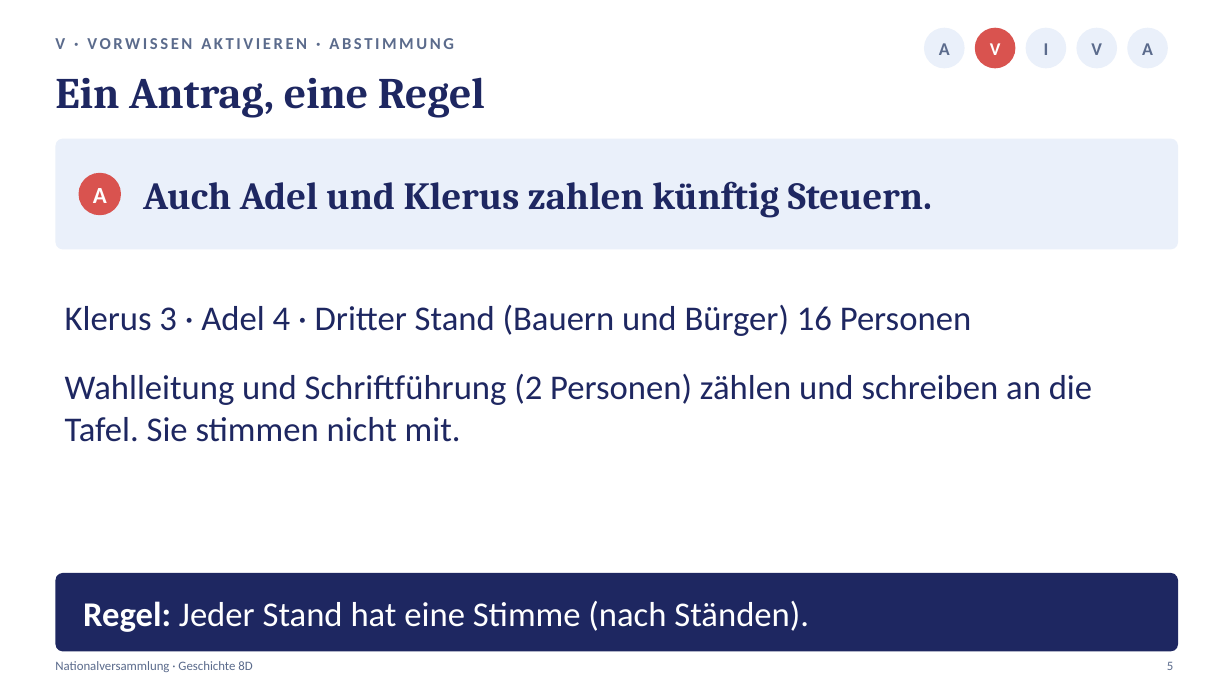
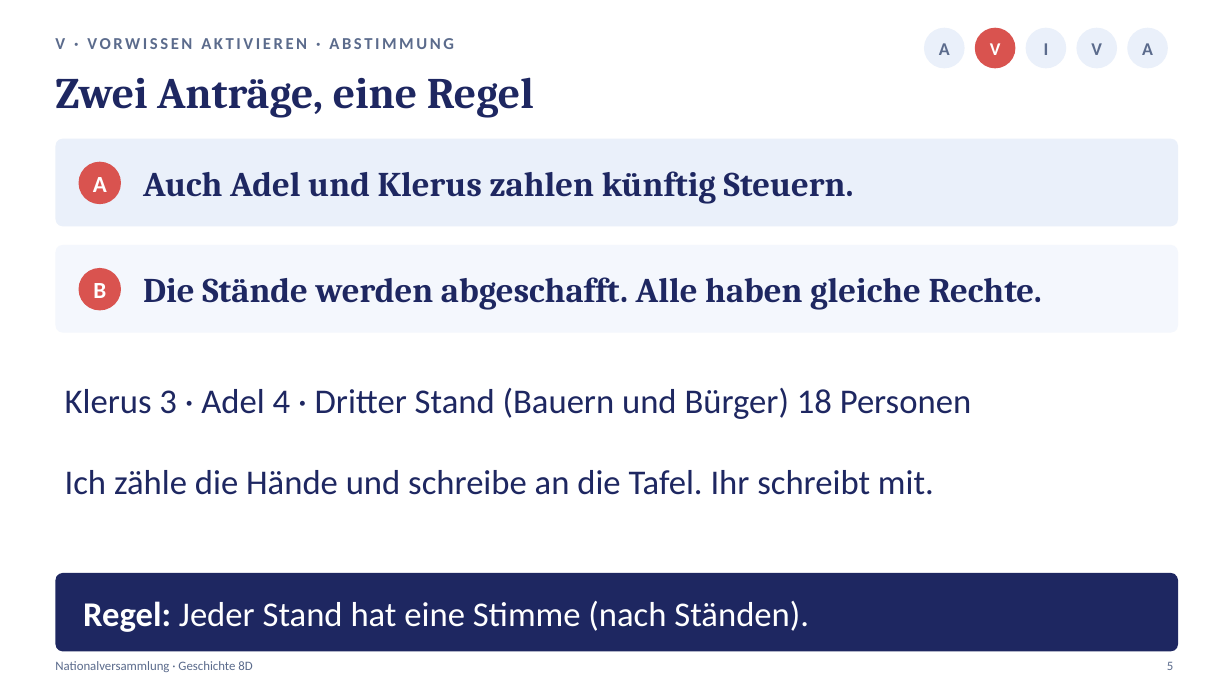
Before and after one commit to golzkonstantin-gif/Schule, a slide deck: slide 5 of Geschichte_8D/Stunde2_Nationalversammlung/Praesentation_Stunde2_Nationalversammlung_8D.pptx. Drawn at 1232x693 pixels with LibreOffice and Linux fonts; fonts in the diff are those of the drawing. Boxes give left, top, right and bottom in pixels: in the first picture for what was removed or moved away, otherwise in the second. Text is boxed around its words. In the diff, an @@ line names an element or a change of style, - is before the commit and + after.

```diff
--- a/Geschichte_8D/Stunde2_Nationalversammlung/Praesentation_Stunde2_Nationalversammlung_8D.pptx
+++ b/Geschichte_8D/Stunde2_Nationalversammlung/Praesentation_Stunde2_Nationalversammlung_8D.pptx
@@ text at (55, 77, 534, 118): text changed @@
-Ein Antrag, eine Regel
+Zwei Anträge, eine Regel
@@ rounded rectangle: place and size @@
-rounded rectangle at (55, 139, 1178, 250)
+rounded rectangle at (55, 139, 1178, 226)
@@ rounded rectangle at (55, 139, 1178, 226): proportions changed @@
@@ text "Auch Adel und Klerus zahlen ..." at (143, 171, 854, 204): size 30 to 27 pt @@
@@ text "A": place and size @@
-text "A" at (93, 188, 107, 203)
+text "A" at (93, 177, 107, 192)
@@ ellipse: place and size @@
-ellipse at (79, 173, 121, 215)
+ellipse at (79, 162, 121, 204)
@@ rounded rectangle added at (55, 245, 1178, 333), fill #F4F7FD @@
@@ ellipse added at (79, 268, 121, 311), fill #D9534F @@
@@ text added at (93, 283, 106, 298), 18 pt, text #FFFFFF, bold @@
+B
@@ text added at (143, 277, 1042, 310), 27 pt, text #1E2761, bold @@
+Die Stände werden abgeschafft. Alle haben gleiche Rechte.
@@ text at (65, 388, 971, 419): text changed @@
-Klerus 3 · Adel 4 · Dritter Stand (Bauern und Bürger) 16 Personen
+Klerus 3 · Adel 4 · Dritter Stand (Bauern und Bürger) 18 Personen
@@ text at (65, 470, 934, 495): text changed @@
-Wahlleitung und Schriftführung (2 Personen) zählen und schreiben an die Tafel. Sie stimmen nicht mit.
+Ich zähle die Hände und schreibe an die Tafel. Ihr schreibt mit.
```
Also in this commit, not shown: 6 other slides changed, 13 other files.
